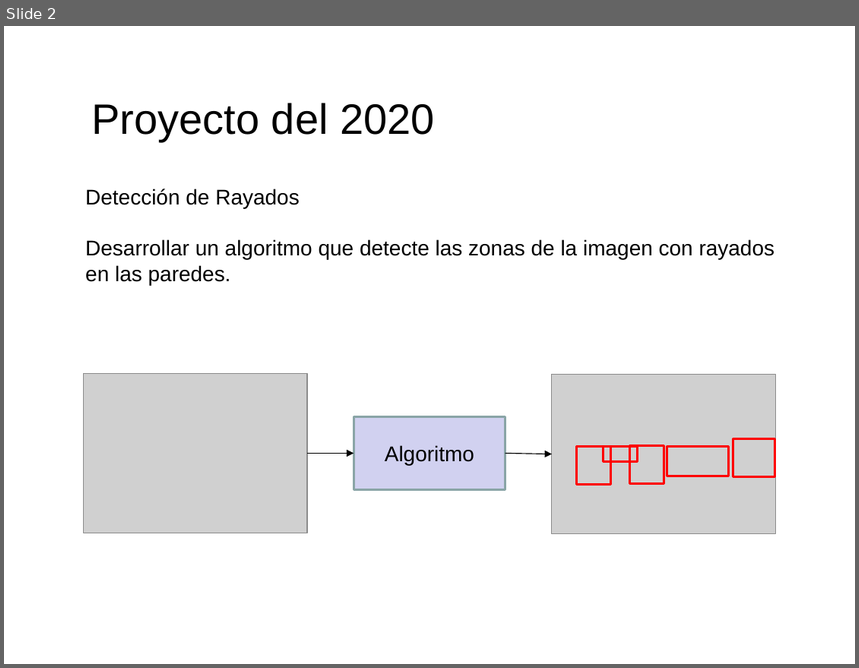
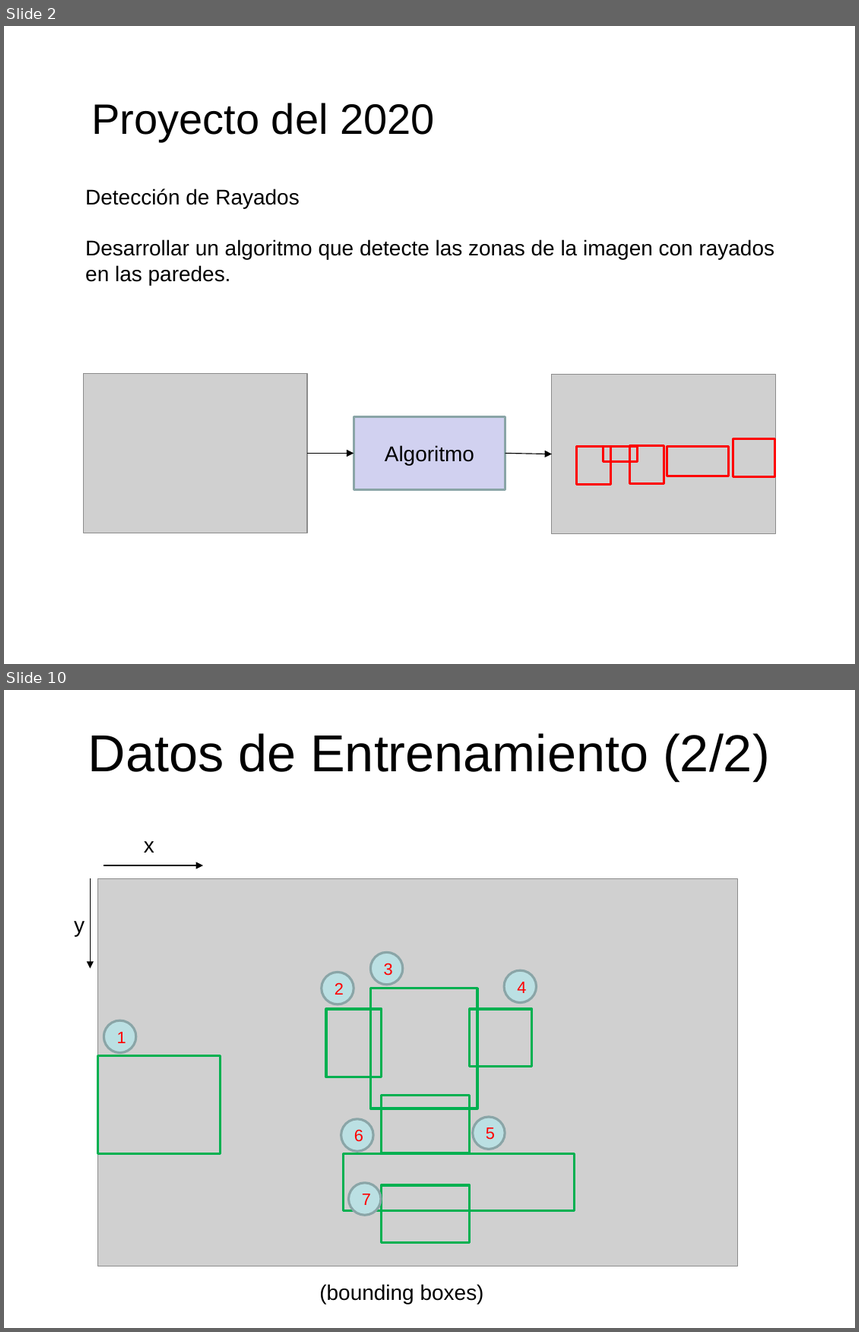
Before and after one commit to domingomery/patrones, a slide deck: clases/Cap00_Lineas_Generales/program/PAT00_Proyecto.pptx. Shown one above the other, each under a label of ours: slide 2 before the commit, slides 2 and 10 after it; the slides between them are not shown. The pictures are 859x668 and 859x1332 pixels, drawn with LibreOffice and Linux fonts; fonts in the diff are those of the drawing; grey boxes stand for pictures. Boxes give left, top, right and bottom in pixels: in the first picture for what was removed or moved away, otherwise in the second. Text is boxed around its words. In the diff, an @@ line names an element or a change of style, - is before the commit and + after.

```diff
--- a/clases/Cap00_Lineas_Generales/program/PAT00_Proyecto.pptx
+++ b/clases/Cap00_Lineas_Generales/program/PAT00_Proyecto.pptx
@@ slide 10 added at (4, 690, 855, 1328), background #FFFFFF @@
@@ title added at (88, 733, 770, 781), 44 pt, text #000000 @@
+Datos de Entrenamiento (2/2)
@@ text added at (144, 841, 154, 853), 18 pt, text #000000 @@
+x
@@ arrow added from (104, 866) to (203, 866), #000000 0.75 pt @@
@@ arrow added from (90, 879) to (90, 968), #000000 0.75 pt @@
@@ picture added at (97, 879, 737, 1266) @@
@@ text added at (74, 921, 85, 936), 18 pt, text #000000 @@
+y
@@ ellipse added at (371, 952, 403, 985), fill #BBE0E3, outline #8AA6A8 2 pt, 14 pt, text #FF0000 @@
+3
@@ ellipse added at (322, 973, 354, 1005), fill #BBE0E3, outline #8AA6A8 2 pt, 14 pt, text #FF0000 @@
+2
@@ ellipse added at (505, 971, 537, 1003), fill #BBE0E3, outline #8AA6A8 2 pt, 14 pt, text #FF0000 @@
+4
@@ rectangle added at (371, 989, 478, 1109), outline #00B050 2 pt @@
@@ ellipse added at (104, 1021, 136, 1053), fill #BBE0E3, outline #8AA6A8 2 pt, 14 pt, text #FF0000 @@
+1
@@ rectangle added at (326, 1009, 382, 1078), outline #00B050 2 pt @@
@@ rectangle added at (470, 1009, 531, 1067), outline #00B050 2 pt @@
@@ rectangle added at (97, 1056, 220, 1154), outline #00B050 2 pt @@
@@ rectangle added at (381, 1096, 470, 1154), outline #00B050 2 pt @@
@@ ellipse added at (341, 1119, 373, 1151), fill #BBE0E3, outline #8AA6A8 2 pt, 14 pt, text #FF0000 @@
+6
@@ ellipse added at (473, 1117, 506, 1150), fill #BBE0E3, outline #8AA6A8 2 pt, 14 pt, text #FF0000 @@
+5
@@ rectangle added at (343, 1154, 574, 1212), outline #00B050 2 pt @@
@@ ellipse added at (349, 1182, 381, 1215), fill #BBE0E3, outline #8AA6A8 2 pt, 14 pt, text #FF0000 @@
+7
@@ rectangle added at (381, 1186, 470, 1243), outline #00B050 2 pt @@
@@ text added at (319, 1284, 484, 1304), 18 pt, text #000000 @@
+(bounding boxes)
```
Also in this commit, not shown: 21 other slides added, 5 other files.
